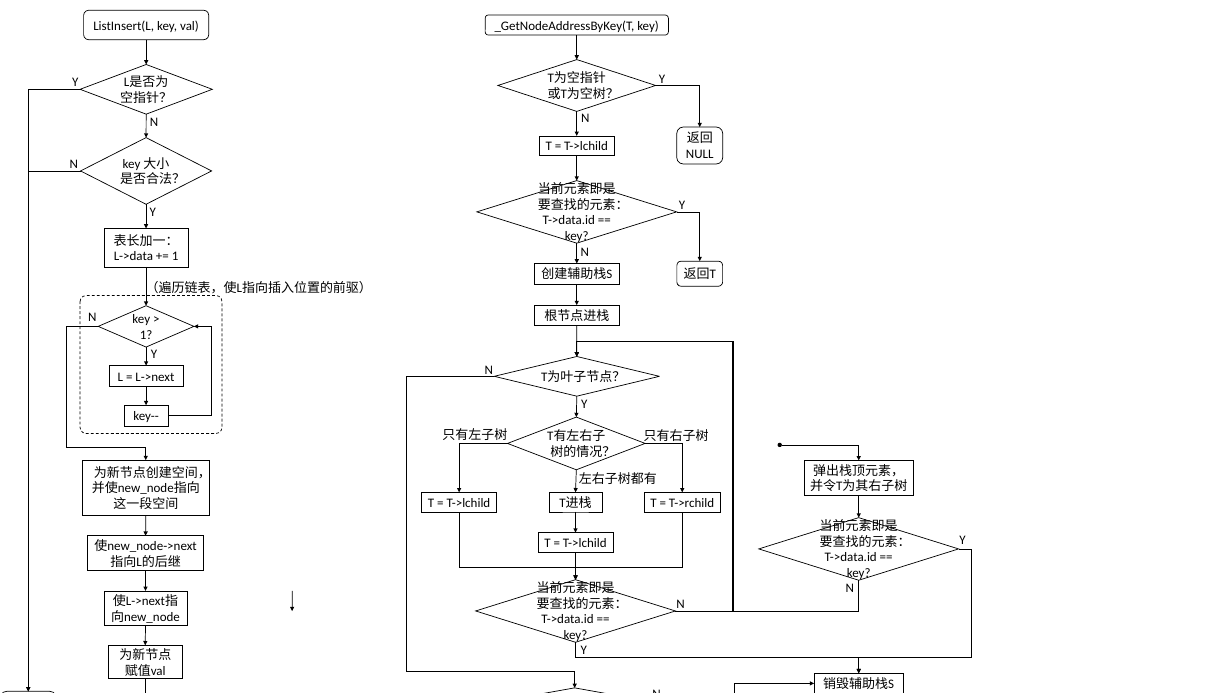
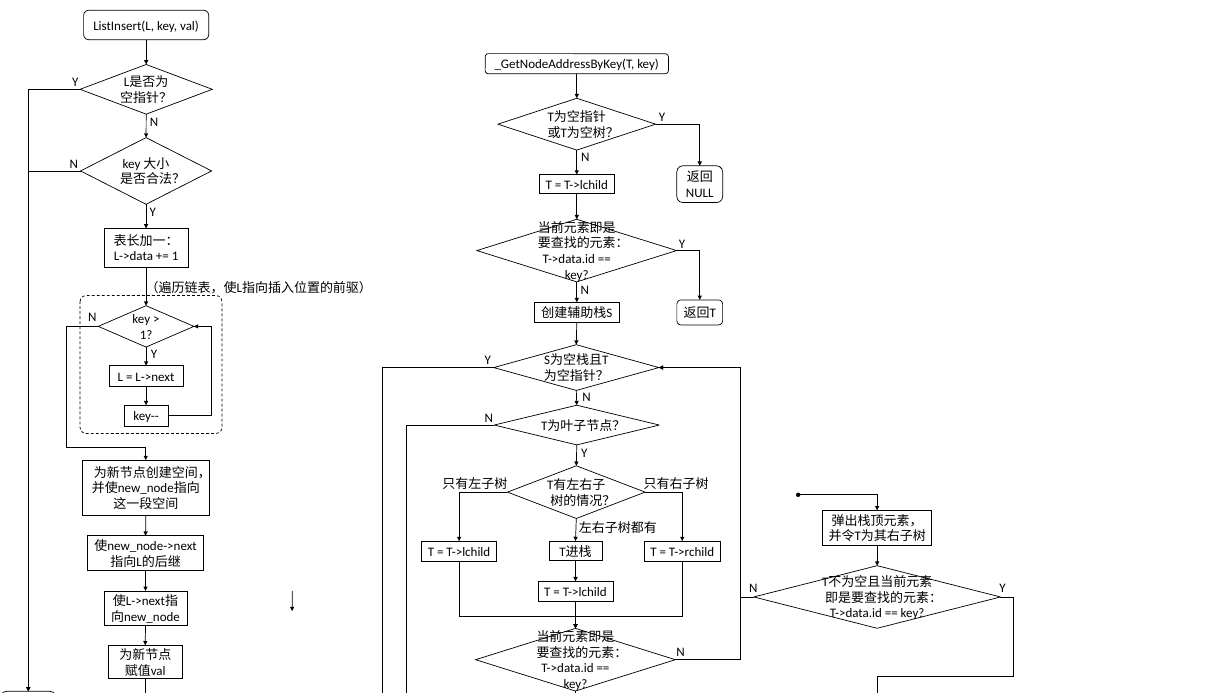
Before and after one commit to smdsbz/homework, a slide deck: slide 16 of data_structure/charts.pptx. Drawn at 1232x693 pixels with LibreOffice and Linux fonts; fonts in the diff are those of the drawing. Boxes give left, top, right and bottom in pixels: in the first picture for what was removed or moved away, otherwise in the second. Text is boxed around its words. In the diff, an @@ line names an element or a change of style, - is before the commit and + after.

```diff
--- a/data_structure/charts.pptx
+++ b/data_structure/charts.pptx
@@ 4 texts, 4 arrows, 3 rounded rectangles, 2 diamonds, 2 rectangles, 2 elbow arrows: place and size @@
-4 texts, 4 arrows, 3 rounded rectangles, 2 diamonds, 2 rectangles, 2 elbow arrows at (477,15,723,286)
+4 texts, 4 arrows, 3 rounded rectangles, 2 diamonds, 2 rectangles, 2 elbow arrows at (477,54,723,325)
@@ rectangle removed at (534,305,619,325) @@
-根节点进栈
@@ arrow moved from (577, 325) - (577, 357) to (577, 323) - (576, 345) @@
@@ text added at (485,355,491,368), 18 pt, text #000000 @@
+Y
@@ diamond added at (494,345,659,390), fill #FFFFFF, outline #000000 1 pt, 18 pt, text #000000 @@
+S为空栈且T为空指针？
@@ elbow line added from (494, 368) to (382, 693), #000000 1 pt @@
@@ text "N" rewrapped from (676,599,684,612) to (582,392,590,401) @@
@@ elbow arrow moved from (859, 580) - (577, 357) to (754, 597) - (659, 368) @@
@@ elbow arrow moved from (675, 611) - (577, 357) to (675, 660) - (659, 368) @@
@@ arrow moved from (577, 284) - (577, 305) to (576, 390) - (577, 405) @@
@@ elbow arrow moved from (494, 376) - (575, 688) to (494, 425) - (575, 693) @@
@@ text in diamond at (820,517,911,547): text changed @@
-当前元素即是要查找的元素：
+T不为空且当前元素即是要查找的元素：
@@ 7 texts, 4 rectangles, 4 arrows, 4 elbow arrows, 3 diamonds: place and size @@
-7 texts, 4 rectangles, 4 arrows, 4 elbow arrows, 3 diamonds at (422,357,720,658)
+7 texts, 4 rectangles, 4 arrows, 4 elbow arrows, 3 diamonds at (422,405,720,693)
@@ diamond "T不为空且当前元素即是要查找的元素：": place and size @@
-diamond "T不为空且当前元素即是要查找的元素：" at (759,518,959,580)
+diamond "T不为空且当前元素即是要查找的元素：" at (754,566,1001,628)
@@ 1 rectangle, 1 elbow double arrow, 1 arrow: place and size @@
-1 rectangle, 1 elbow double arrow, 1 arrow at (780,445,913,518)
+1 rectangle, 1 elbow double arrow, 1 arrow at (798,495,932,566)
@@ text "N" rewrapped from (846,583,854,592) to (749,583,757,597) @@
@@ elbow arrow moved from (959, 549) - (859, 673) to (1001, 597) - (877, 693) @@
@@ text "Y" rewrapped from (959,535,965,544) to (999,583,1005,597) @@
@@ diamond removed at (498,688,651,693) @@
-辅助栈为空？
@@ elbow arrow removed from (606, 693) to (815, 684) @@
@@ rectangle removed at (815,673,903,693) @@
-销毁辅助栈S
@@ elbow arrow moved from (575, 643) - (859, 673) to (575, 691) - (877, 693) @@
```
Also in this commit, not shown: 1 other slide changed, 1 slide added, 54 other files.
